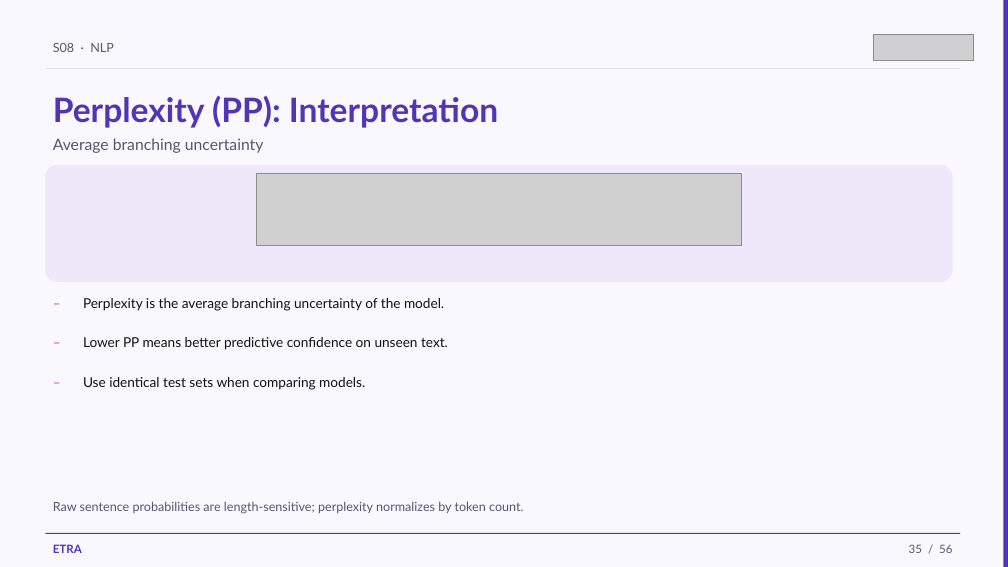
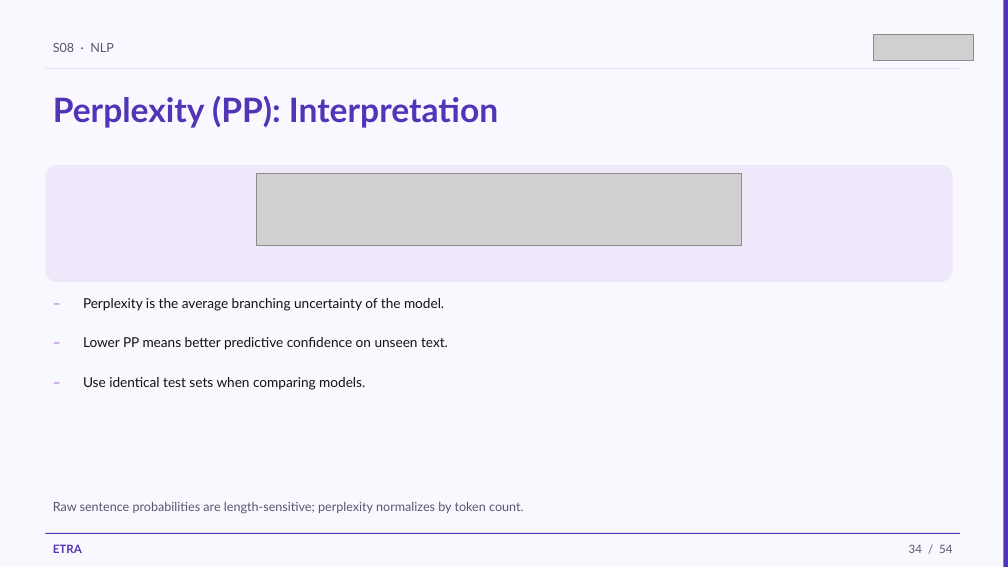
Before and after one commit to iksasa15/AI-ML, a slide deck: slide 34 of web-presentation/pdf-exports/Week3-Session1-NLP.pptx (slide 35 before the commit). Drawn at 1008x567 pixels with LibreOffice and Linux fonts; fonts in the diff are those of the drawing; grey boxes stand for pictures. Boxes give left, top, right and bottom in pixels: in the first picture for what was removed or moved away, otherwise in the second. Text is boxed around its words. In the diff, an @@ line names an element or a change of style, - is before the commit and + after.

```diff
--- a/web-presentation/pdf-exports/Week3-Session1-NLP.pptx
+++ b/web-presentation/pdf-exports/Week3-Session1-NLP.pptx
@@ text removed at (x1=53, y1=138, x2=264, y2=153) @@
-Average branching uncertainty
@@ text at (x1=909, y1=544, x2=952, y2=553): text changed @@
-35 / 56
+34 / 54
```
Also in this commit, not shown: 52 other slides changed, 2 slides removed, 2 other files.
